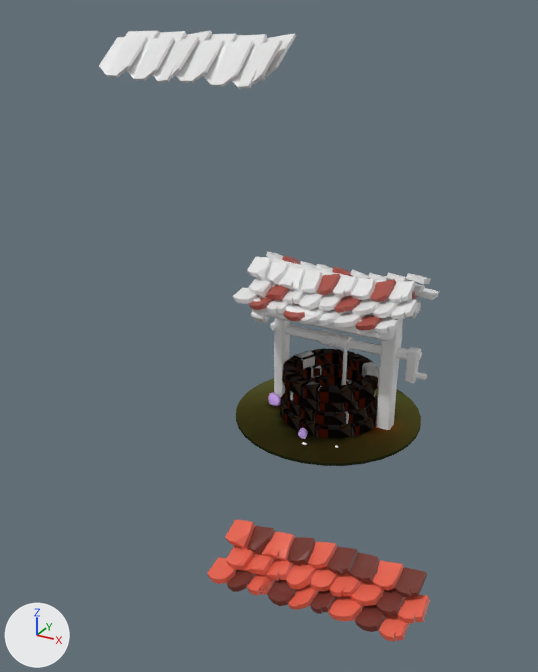
Before and after pictures for a commit that changed the Blender file CG.blend.
Before and after are seen from a 50 mm lens placed at (37.9, -84.2, 51.5), pointed at (-2.1, -11.3, 15.1). Arrows for +X, +Y and +Z are at lower left; the lights stay in place.
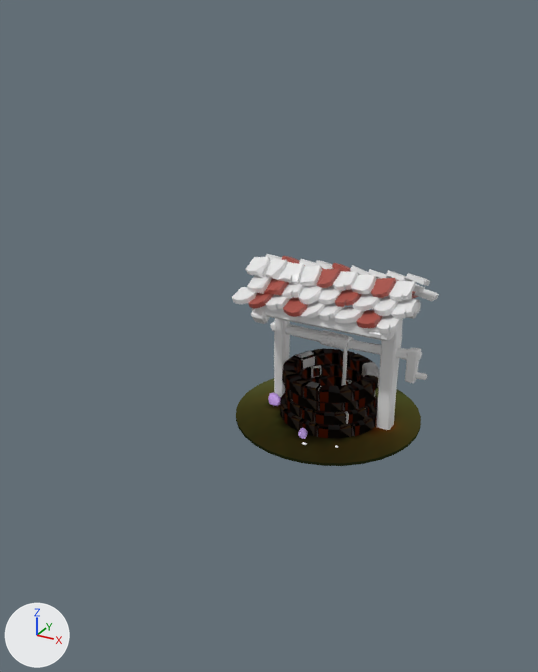
ob_lattice is not drawn itself; it is the parent of ob_plane_001, ob_plane_020, ob_plane_000.

Changed parts and their boxes (x1, y1, x2, y2) in the pictures (538 x 672 px):
'Plane.001', deleted (red)
    before: (207, 519, 430, 642)
    faces in mat_material_003 (red #e7614b): (207, 519, 430, 642)
    faces in mat_material_014 (its picture is missing): (227, 526, 427, 632)
'Plane.000', reshaped, moved, turned, modifiers changed
    before: (233, 257, 418, 333)
    after: (232, 257, 418, 333)
'Plane.003', deleted
    before: (99, 30, 296, 89)
    faces in mat_material_021 (white #e7e7e7): (127, 31, 267, 87)
    faces in mat_material_023 (white #e7e7e7): (153, 30, 296, 89)
    faces in mat_material_022 (white #e7e7e7): (99, 31, 237, 83)
'Plane.020', reshaped, moved, modifiers changed
    before: (266, 251, 439, 300)
    after: (266, 254, 439, 301)

Patch to the scene script:
```diff
--- a/CG.blend.py
+++ b/CG.blend.py
@@ ob_lattice @@
-ob_lattice = bpy.data.objects.new('Lattice', lat_lattice)
-ob_lattice.location = (1.102, -2.592, 18.68)
-ob_lattice.rotation_euler = (0.743, 0.0, 0.0)  # degrees (43, 0, 0)
-ob_lattice.scale = (23.5, 10.4, 3.41)
-ob_lattice.hide_set(True)
@@ ob_plane_003 @@
-ob_plane_003 = bpy.data.objects.new('Plane.003', me_plane_013)
-ob_plane_003.location = (-7.1, -5.6, 46.3)
-ob_plane_003.rotation_euler = (0.783, 0.0199, 0.0114)  # degrees (45, 1.1, 0.7)
-ob_plane_003.scale = (2.54, 2.54, 2.54)
@@ ob_plane_001 @@
-ob_plane_001 = bpy.data.objects.new('Plane.001', me_plane_001)
-ob_plane_001.parent = ob_lattice
-ob_plane_001.matrix_parent_inverse = Matrix(((0.0425, 0.0, 0.0, -0.0469), (0.0, 0.0705, 0.0648, -1.027), (0.0, -0.199, 0.216, -4.554), (0.0, 0.0, 0.0, 1.0)))
-ob_plane_001.location = (12.11, -26.95, -4.181)
-ob_plane_001.rotation_euler = (0.122, -0.231, -0.00347)  # degrees (7, -13, -0.2)
-ob_plane_001.scale = (1.22, 1.22, 1.22)
-_m = ob_plane_001.modifiers.new('Lattice', 'LATTICE')
-_m.object = ob_lattice
@@ ob_plane_020 @@
 ob_plane_020 = bpy.data.objects.new('Plane.020', me_plane_030)
-ob_plane_020.parent = ob_lattice
-ob_plane_020.matrix_parent_inverse = Matrix(((0.0425, 0.0, 0.0, -0.0469), (0.0, 0.0705, 0.0648, -1.027), (0.0, -0.199, 0.216, -4.554), (0.0, 0.0, 0.0, 1.0)))
 ob_plane_020.location = (0.946, 5.317, 18.16)
@@ ob_plane_020 @@
 ob_plane_020.scale = (1.22, 1.22, 1.22)
-_m = ob_plane_020.modifiers.new('Lattice', 'LATTICE')
-_m.object = ob_lattice
@@ ob_plane_000 @@
 ob_plane_000 = bpy.data.objects.new('Plane.000', me_plane_000)
-ob_plane_000.parent = ob_lattice
-ob_plane_000.matrix_parent_inverse = Matrix(((0.0425, 0.0, 0.0, -0.0469), (0.0, 0.0705, 0.0648, -1.027), (0.0, -0.199, 0.216, -4.554), (0.0, 0.0, 0.0, 1.0)))
-ob_plane_000.location = (1.053, -3.068, 18.34)
-ob_plane_000.rotation_euler = (0.229, -0.235, -0.0561)  # degrees (13, -13, -3.2)
+ob_plane_000.location = (1.013, -2.792, 18.22)
+ob_plane_000.rotation_euler = (0.23, -0.215, -0.0242)  # degrees (13, -12, -1.4)
 ob_plane_000.scale = (1.22, 1.22, 1.22)
-_m = ob_plane_000.modifiers.new('Lattice', 'LATTICE')
-_m.object = ob_lattice
```
